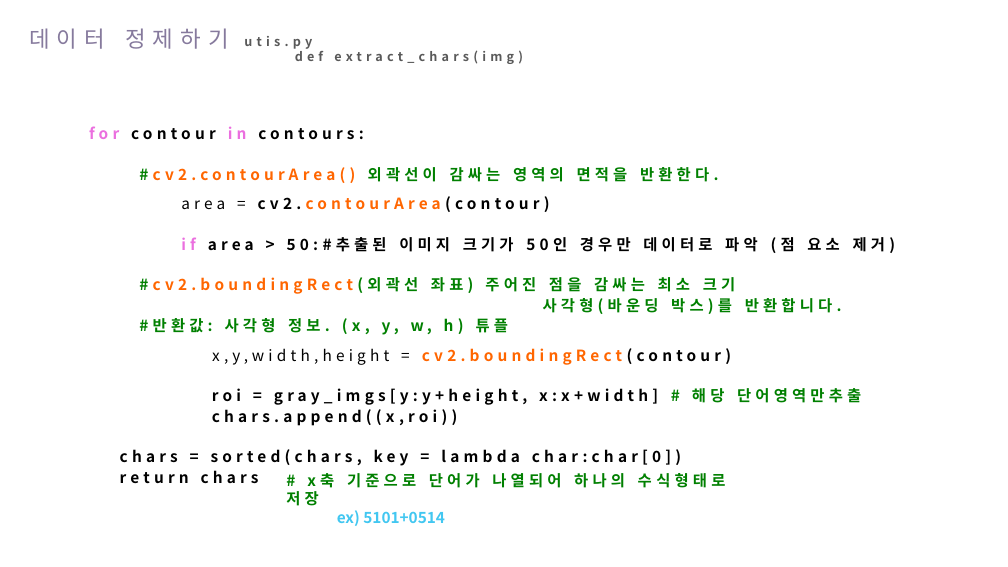
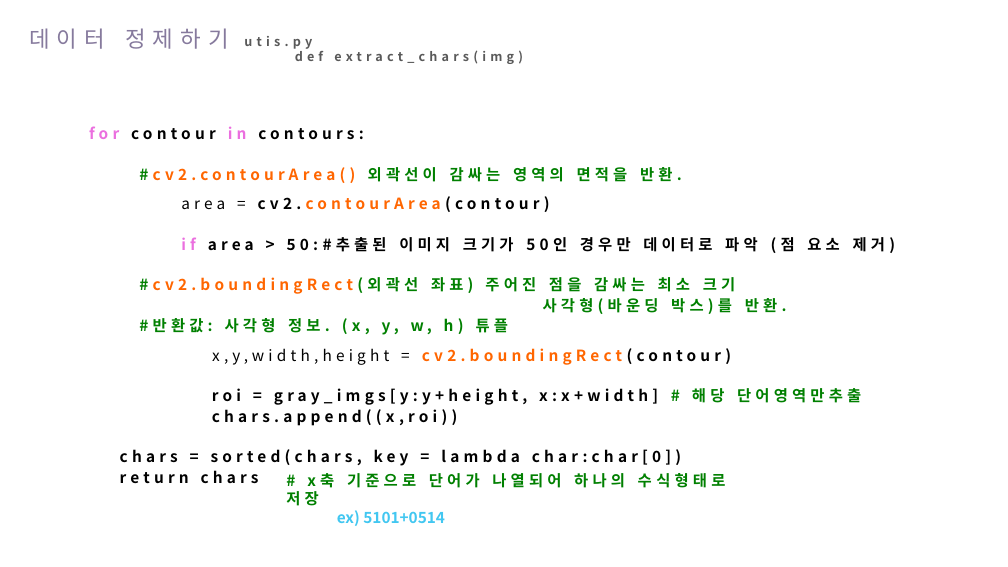
Before and after one commit to hanYijin/portfolio_2021, a slide deck: slide 11 of python데이터 분석과 이미지처리.pptx. Drawn at 1008x567 pixels with LibreOffice and Linux fonts; fonts in the diff are those of the drawing. Boxes give left, top, right and bottom in pixels: in the first picture for what was removed or moved away, otherwise in the second. Text is boxed around its words. In the diff, an @@ line names an element or a change of style, - is before the commit and + after.

```diff
--- a/python데이터 분석과 이미지처리.pptx
+++ b/python데이터 분석과 이미지처리.pptx
@@ text at bbox=[139, 167, 682, 183]: text changed @@
-#cv2.contourArea() 외곽선이 감싸는 영역의 면적을 반환한다.
+#cv2.contourArea() 외곽선이 감싸는 영역의 면적을 반환.
@@ text at bbox=[543, 298, 787, 314]: text changed @@
-사각형(바운딩 박스)를 반환합니다.
+사각형(바운딩 박스)를 반환.
```
Also in this commit, not shown: 11 other slides changed, 14 other files.
